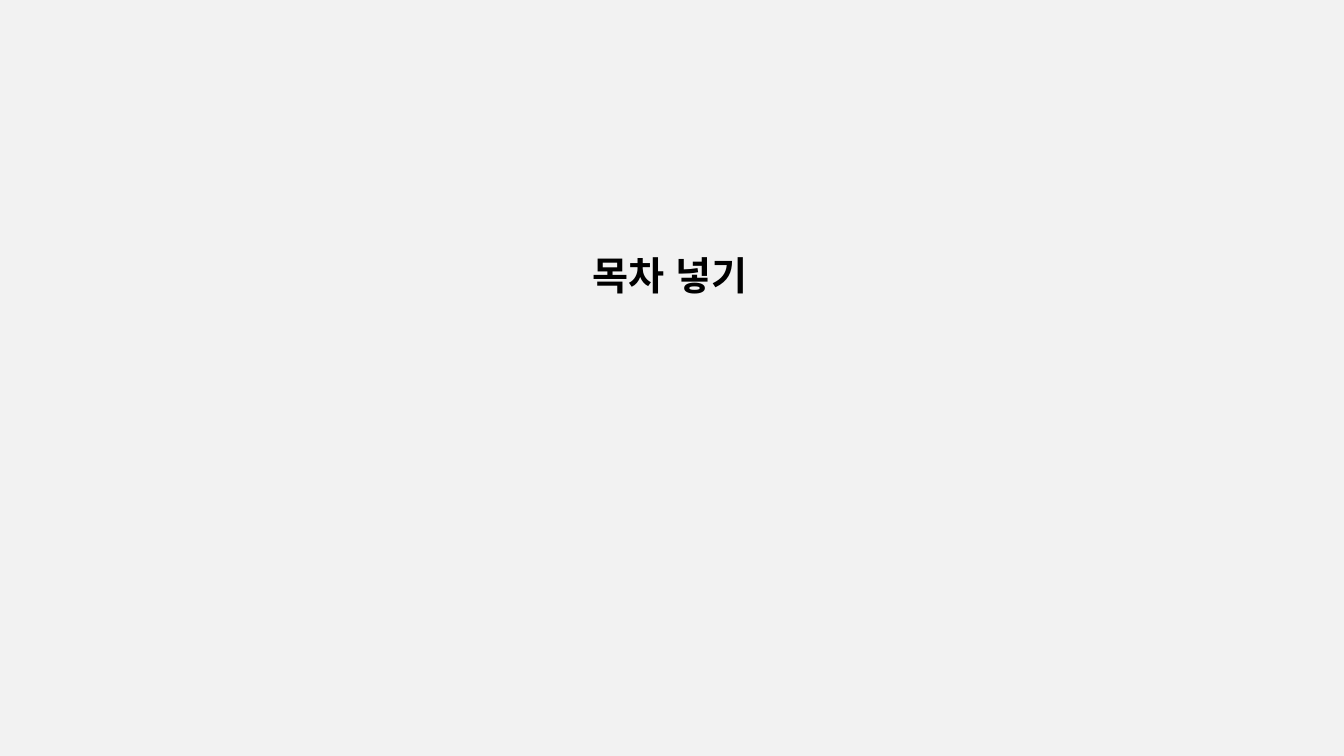
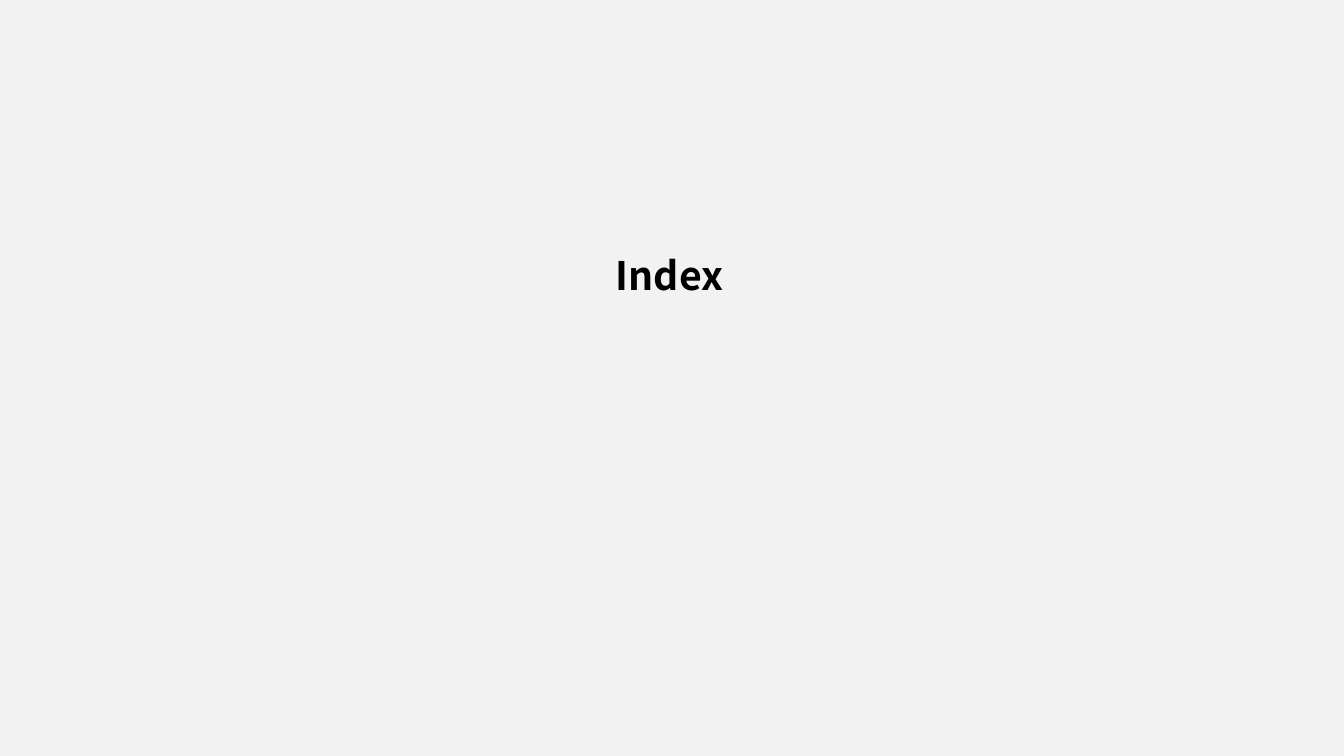
Before and after one commit to J3SUNG/Seminar, a slide deck: slide 2 of 210201_React.pptx. Drawn at 1344x756 pixels with LibreOffice and Linux fonts; fonts in the diff are those of the drawing. Boxes give left, top, right and bottom in pixels: in the first picture for what was removed or moved away, otherwise in the second. Text is boxed around its words. In the diff, an @@ line names an element or a change of style, - is before the commit and + after.

```diff
--- a/210201_React.pptx
+++ b/210201_React.pptx
@@ text at box(616, 258, 723, 291): text changed @@
-목차 넣기
+Index
```
Also in this commit, not shown: 1 other file.
